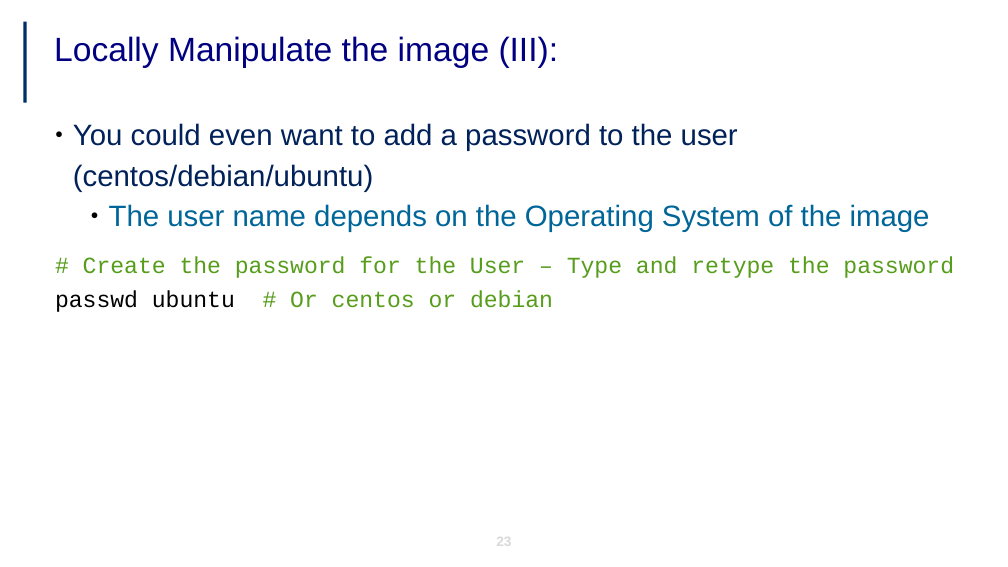
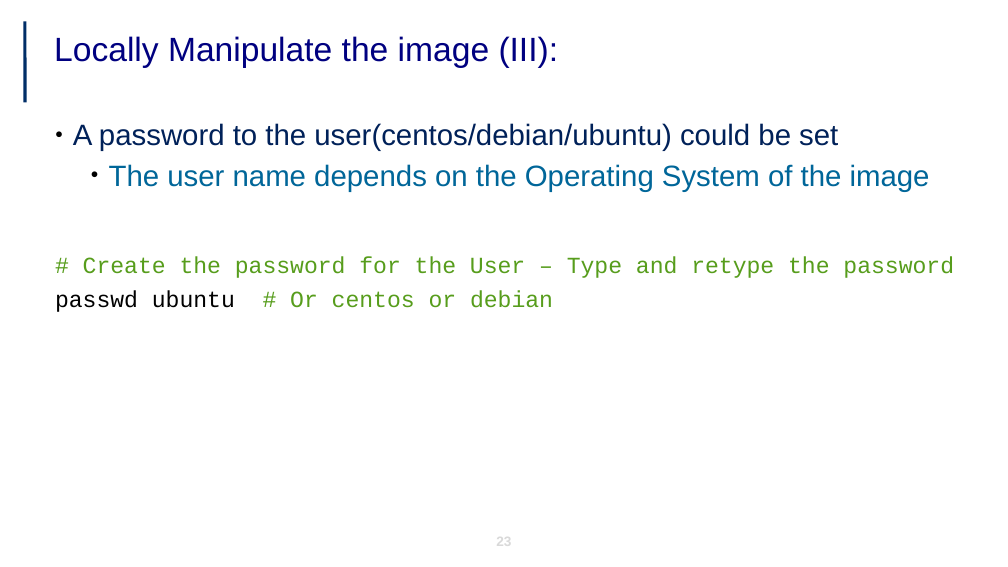
Before and after one commit to jicarretero/SummitMalaga2017, a slide deck: slide 23 of FiwareImageHandling.odp. Drawn at 1008x567 pixels with LibreOffice and Linux fonts; fonts in the diff are those of the drawing; background and template pictures are left out. Boxes give left, top, right and bottom in pixels: in the first picture for what was removed or moved away, otherwise in the second. Text is boxed around its words. In the diff, an @@ line names an element or a change of style, - is before the commit and + after.

Commit message:
Change presentation image and some changes in wording

```diff
--- a/FiwareImageHandling.odp
+++ b/FiwareImageHandling.odp
@@ text at [73,123,838,151]: text changed @@
-● You could even want to add a password to the user (centos/debian/ubuntu)
+● A password to the user(centos/debian/ubuntu) could be set
```
Also in this commit, not shown: 17 other slides changed.
